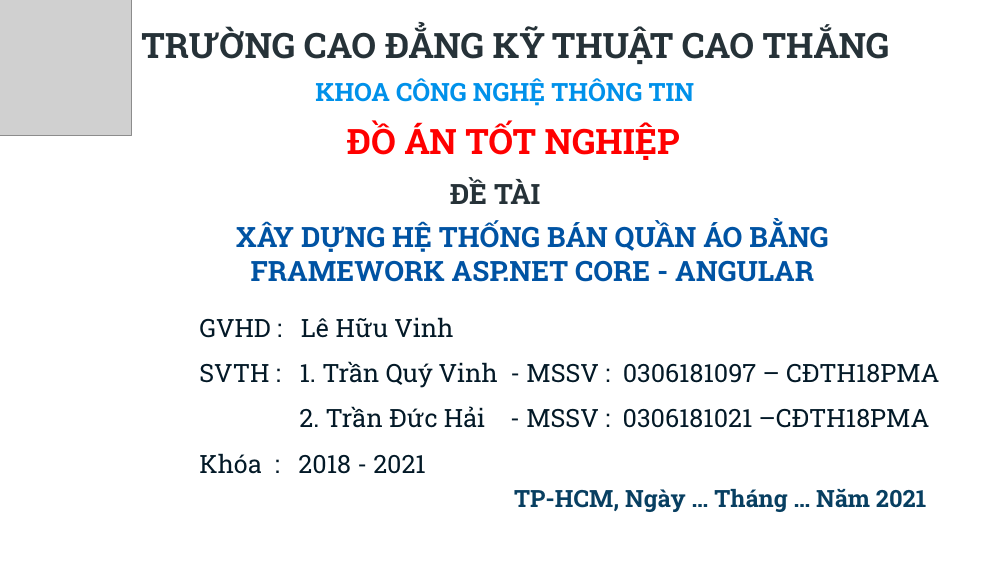
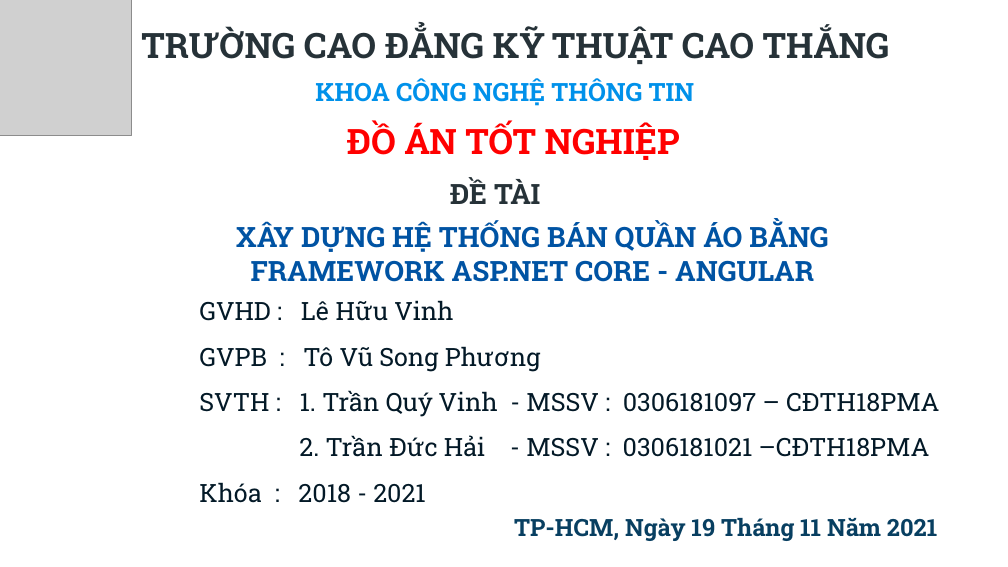
Before and after one commit to haitran2000/Ecommerce-Fashion-Website, a slide deck: slide 1 of Do An Tot Nghiep.pptx. Drawn at 1008x567 pixels with LibreOffice and Linux fonts; fonts in the diff are those of the drawing; grey boxes stand for pictures; background and template pictures are left out. Boxes give left, top, right and bottom in pixels: in the first picture for what was removed or moved away, otherwise in the second. Text is boxed around its words. In the diff, an @@ line names an element or a change of style, - is before the commit and + after.

```diff
--- a/Do An Tot Nghiep.pptx
+++ b/Do An Tot Nghiep.pptx
@@ text "GVHD : Lê Hữu Vinh" moved from (x1=199, y1=317, x2=939, y2=474) to (x1=199, y1=300, x2=939, y2=503) @@
@@ text at (x1=199, y1=346, x2=541, y2=372): paragraph added @@
+GVPB : Tô Vũ Song Phương
@@ text at (x1=514, y1=518, x2=937, y2=541): text changed @@
-TP-HCM, Ngày … Tháng … Năm 2021
+TP-HCM, Ngày 19 Tháng 11 Năm 2021
```
Also in this commit, not shown: 9 other slides changed, 3 slides added, 2 slides removed, 11 other files.
